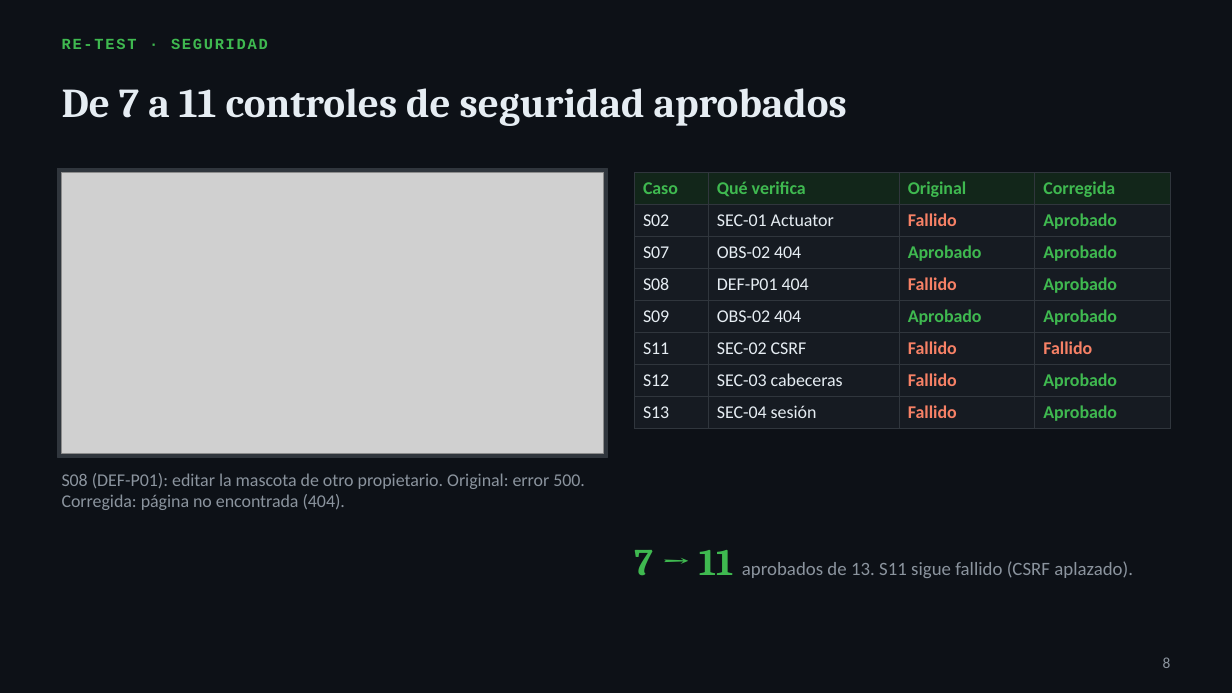
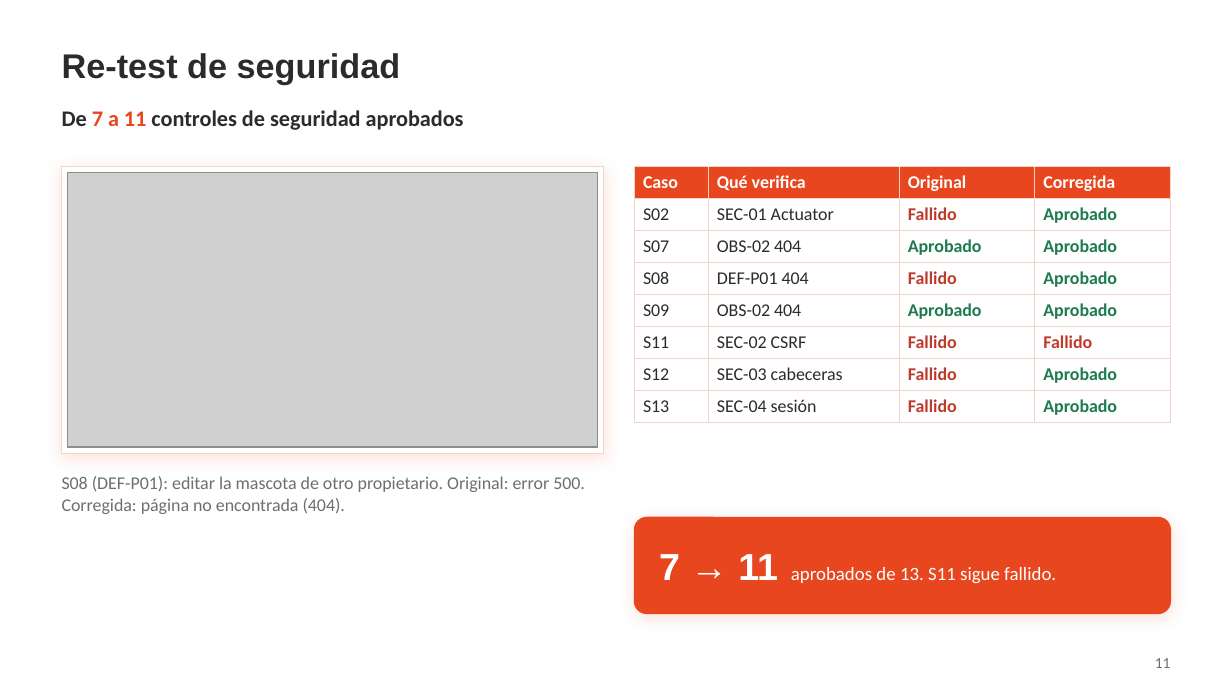
Before and after one commit to Mooneer17/spring-petclinic-apf2, a slide deck: slide 11 of presentacion/APF3_Presentacion.pptx (slide 8 before the commit). Drawn at 1232x693 pixels with LibreOffice and Linux fonts; fonts in the diff are those of the drawing; grey boxes stand for pictures; background and template pictures are left out. Boxes give left, top, right and bottom in pixels: in the first picture for what was removed or moved away, otherwise in the second. Text is boxed around its words. In the diff, an @@ line names an element or a change of style, - is before the commit and + after.

```diff
--- a/presentacion/APF3_Presentacion.pptx
+++ b/presentacion/APF3_Presentacion.pptx
@@ background #0D1117 to picture (left out) @@
@@ title at (x1=62, y1=53, x2=401, y2=84): text changed; size 9 to 20 pt; font Courier New to Arial; text colour #3FB950 to #2B2B2B @@
-RE-TEST · SEGURIDAD
+Re-test de seguridad
@@ title "Re-test de seguridad" at (x1=62, y1=53, x2=401, y2=84): vertical alignment top to middle @@
@@ text "De 7 a 11 controles ..." moved from (x1=62, y1=88, x2=847, y2=126) to (x1=62, y1=110, x2=464, y2=130) @@
@@ text "De 7 a 11 controles ..." at (x1=62, y1=110, x2=464, y2=130): size 24 to 13 pt, font Cambria to Calibri; text colour #E6EDF3 to #2B2B2B in "De controles de seguridad aprobados"; text colour #E6EDF3 to #E8461E in "7 a 11"; more space between paragraphs @@
@@ rectangle resized from (x1=58, y1=169, x2=607, y2=457) to (x1=62, y1=166, x2=604, y2=453) @@
@@ rectangle at (x1=62, y1=166, x2=604, y2=453): fill #30363D to #FFFFFF; outline #30363D 0.5 pt to #F2D5CA 0.5 pt; shadow on @@
@@ picture resized from (x1=62, y1=172, x2=604, y2=453) to (x1=68, y1=172, x2=598, y2=447) @@
@@ table at (x1=634, y1=166, x2=1170, y2=419) @@
@@ fill #12261A to #E8461E in row 1 @@
@@ fill #161B22 to #FFFFFF in 28 cells @@
@@ text colour #3FB950 to #FFFFFF in "Caso", "Qué verifica", "Original", "Corregida" @@
@@ text colour #E6EDF3 to #2B2B2B in "S02", "SEC-01 Actuator", "S07", "OBS-02 404" and 10 more places @@
@@ text colour #F78166 to #C0392B in "Fallido", "Fallido", "Fallido", "Fallido" and 2 more places @@
@@ text colour #3FB950 to #1E7B4F in "Aprobado", "Aprobado", "Aprobado", "Aprobado" and 4 more places @@
@@ borders changed @@
@@ table moved from (x1=634, y1=172, x2=1170, y2=425) to (x1=634, y1=166, x2=1170, y2=419) @@
@@ text "S08 (DEF-P01): editar la mascota ..." at (x1=62, y1=476, x2=585, y2=514): text colour #8B949E to #6E6E6E @@
@@ rounded rectangle added at (x1=634, y1=517, x2=1170, y2=614), fill #E8461E, outline #E8461E 0.75 pt @@
@@ text at (x1=659, y1=554, x2=1056, y2=583): text changed; text colour #8B949E to #FFFFFF @@
-7 → 11 aprobados de 13. S11 sigue fallido (CSRF aplazado).
+7 → 11 aprobados de 13. S11 sigue fallido.
@@ page number at (x1=1155, y1=658, x2=1171, y2=668): text changed; text colour #8B949E to #6E6E6E @@
-8
+11
```
Also in this commit, not shown: 17 other slides changed, 5 slides added, 1 other file.
